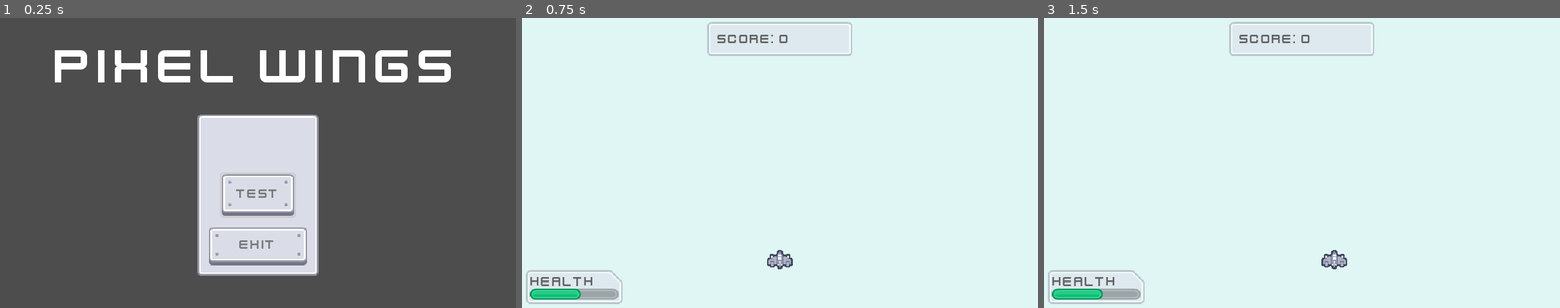
Above: before the commit, frames 1-3 (left to right).
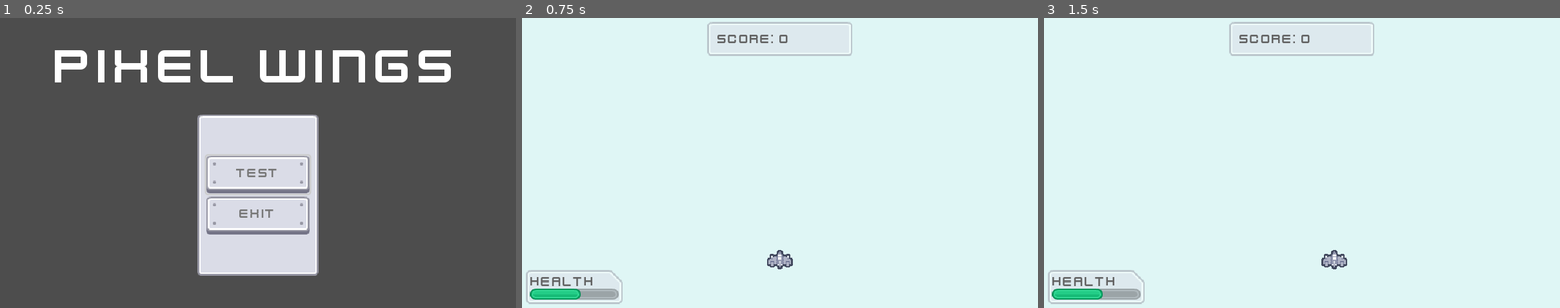
Above: after the commit, the same moments.

Repository: Trouperton/PIXELWINGS
Game: Godot game, scene res://Scenes/main_menu.tscn
Two runs of this game, one before a commit and one after it. Both use one fixed random seed, a clock stepped at 60 frames per second and the inputs below.
Inputs (mouse positions are in pixels of both pictures, inside the frame that each line leads up to):
- Up to frame 1 (0.25 s): no input
- Up to frame 2 (0.75 s): click "test" at 0.5 s
- Up to frame 3 (1.5 s): tap Enter at 1.25 s; move the mouse to (1415, 148) at 1.27 s; hold D (move_right) from 1.28 s (still down); hold Space (primary_fire) from 1.28 s (still down)

The runs differ from the first frame. In frame 1, 3.0% of the frame differs, in the area x 39-61%, y 47-86%; in frame 2, nothing differs; in frame 3, nothing differs.

Commit message:
Update main_menu.tscn
Made it so that the buttons are in a vertical box container.

Diff:
--- a/Scenes/main_menu.tscn
+++ b/Scenes/main_menu.tscn
@@ -59,41 +59,32 @@
 grow_horizontal = 2
 grow_vertical = 2
 
-[node name="Button" type="Button" parent="Main Menu/Button Panel"]
+[node name="VBoxContainer" type="VBoxContainer" parent="Main Menu/Button Panel"]
 layout_mode = 1
-anchors_preset = 8
-anchor_left = 0.5
-anchor_top = 0.5
-anchor_right = 0.5
-anchor_bottom = 0.5
-offset_left = -45.0
-offset_top = -26.0
-offset_right = 45.0
-offset_bottom = 26.0
+anchors_preset = 15
+anchor_right = 1.0
+anchor_bottom = 1.0
+offset_left = 11.0
+offset_top = 11.0
+offset_right = -11.0
+offset_bottom = -10.0
 grow_horizontal = 2
 grow_vertical = 2
+alignment = 1
+
+[node name="Button" type="Button" parent="Main Menu/Button Panel/VBoxContainer"]
+layout_mode = 2
 focus_neighbor_bottom = NodePath("../Exit Button")
 text = "test"
 script = ExtResource("3_8w73h")
 is_the_first_selected_button = true
 target_scene = ExtResource("4_0ijcj")
 
-[node name="Exit Button" type="Button" parent="Main Menu/Button Panel"]
-layout_mode = 1
-anchors_preset = 8
-anchor_left = 0.5
-anchor_top = 0.5
-anchor_right = 0.5
-anchor_bottom = 0.5
-offset_left = -61.0
-offset_top = 40.0
-offset_right = 61.0
-offset_bottom = 86.0
-grow_horizontal = 2
-grow_vertical = 2
+[node name="Exit Button" type="Button" parent="Main Menu/Button Panel/VBoxContainer"]
+layout_mode = 2
 focus_neighbor_top = NodePath("../Button")
 text = "Exit"
 script = ExtResource("5_evlwu")
 
-[connection signal="pressed" from="Main Menu/Button Panel/Button" to="Main Menu/Button Panel/Button" method="_on_pressed"]
-[connection signal="pressed" from="Main Menu/Button Panel/Exit Button" to="Main Menu/Button Panel/Exit Button" method="_on_pressed"]
+[connection signal="pressed" from="Main Menu/Button Panel/VBoxContainer/Button" to="Main Menu/Button Panel/VBoxContainer/Button" method="_on_pressed"]
+[connection signal="pressed" from="Main Menu/Button Panel/VBoxContainer/Exit Button" to="Main Menu/Button Panel/VBoxContainer/Exit Button" method="_on_pressed"]
